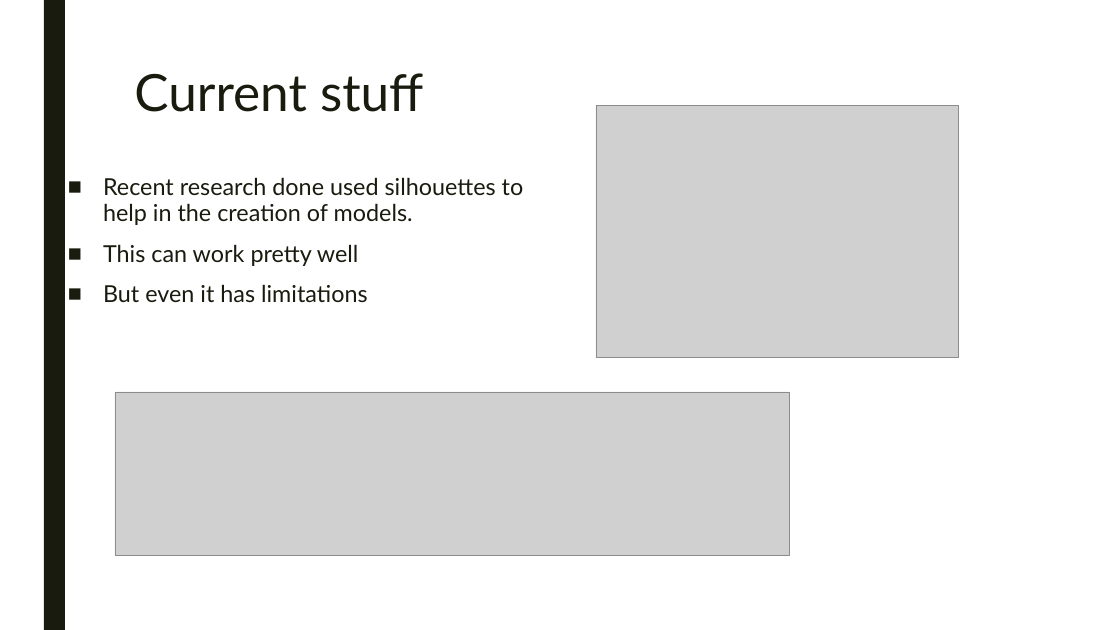
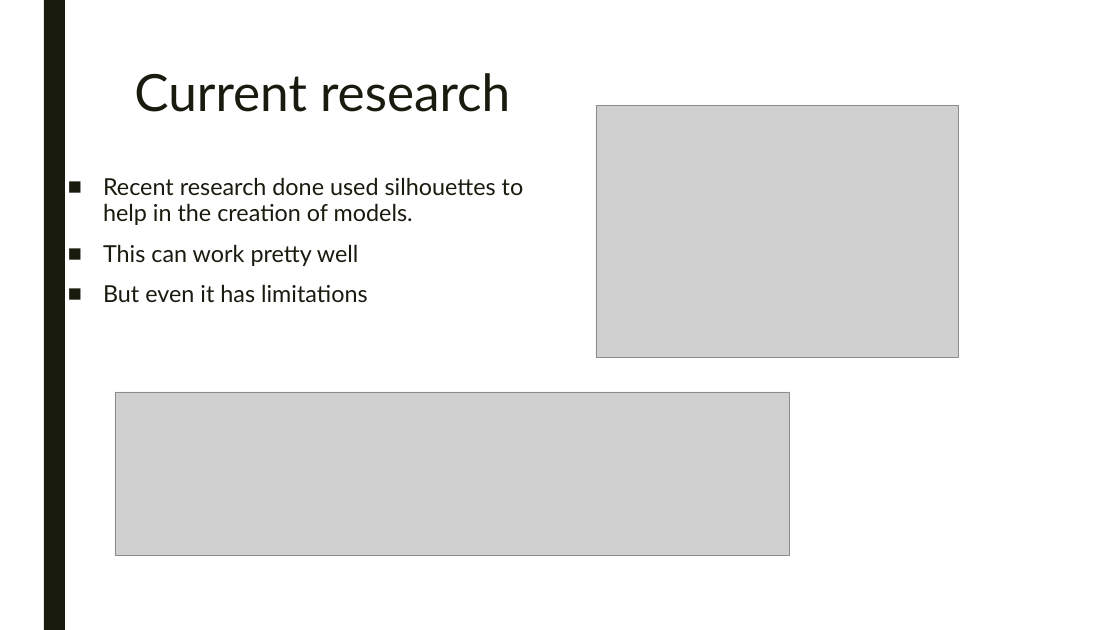
Before and after one commit to andrewtzhang/jupyternotebooks, a slide deck: slide 4 of Ooh look a title.pptx. Drawn at 1120x630 pixels with LibreOffice and Linux fonts; fonts in the diff are those of the drawing; grey boxes stand for pictures. Boxes give left, top, right and bottom in pixels: in the first picture for what was removed or moved away, otherwise in the second. Text is boxed around its words. In the diff, an @@ line names an element or a change of style, - is before the commit and + after.

```diff
--- a/Ooh look a title.pptx
+++ b/Ooh look a title.pptx
@@ title at [134, 73, 510, 112]: text changed @@
-Current stuff
+Current research
```
Also in this commit, not shown: 1 other slide changed, 1 slide added, 1 slide removed, 7 other files.
